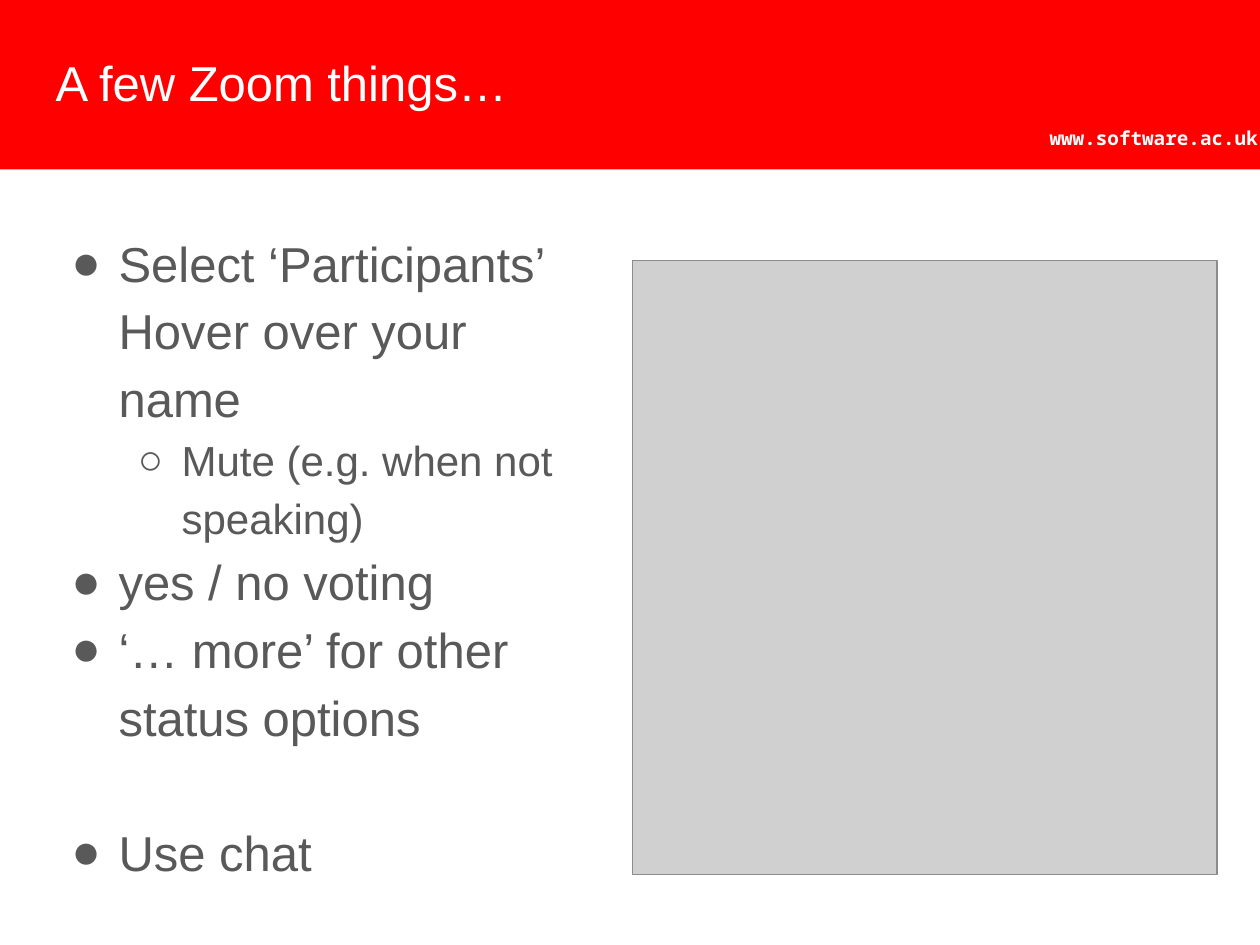
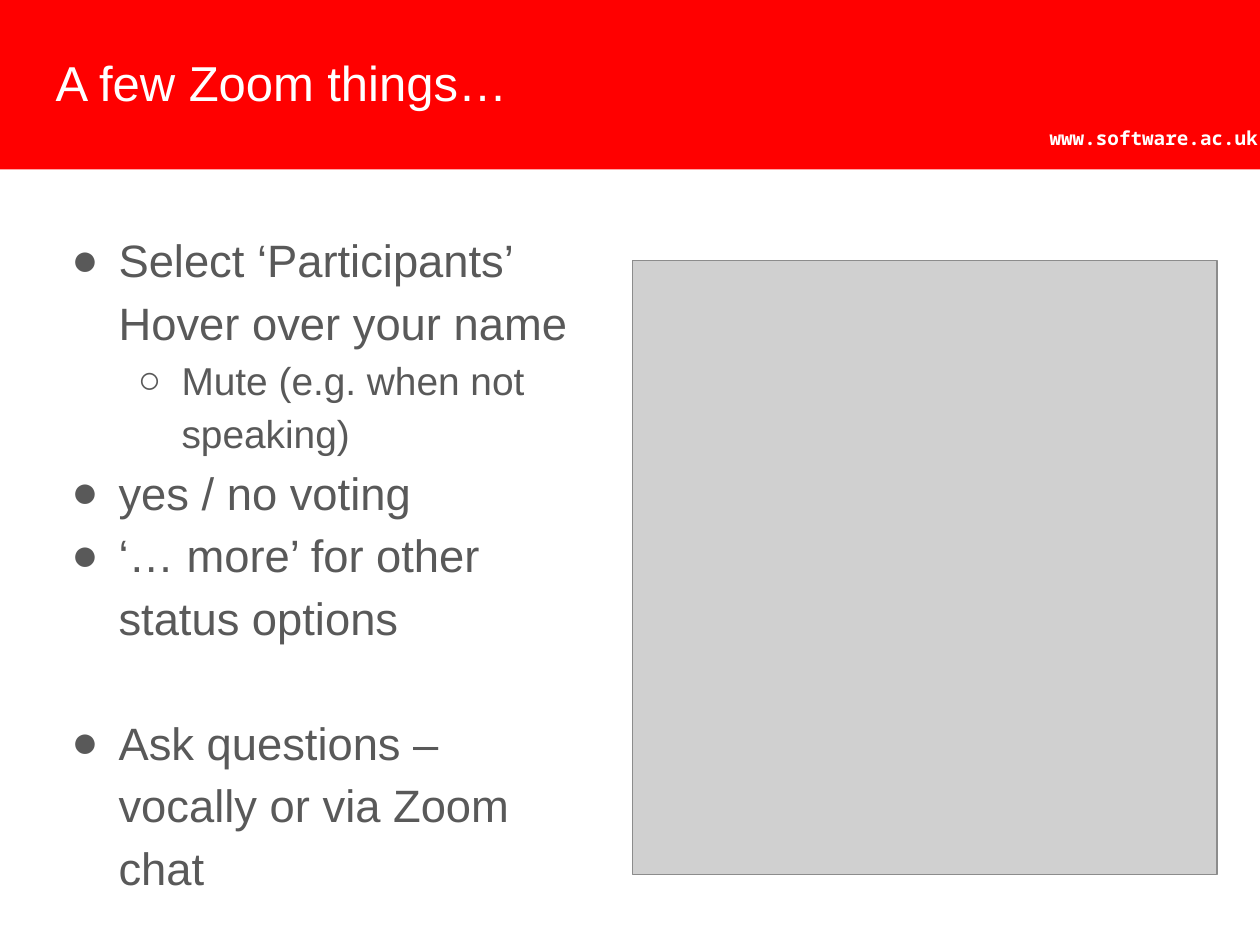
Before and after one commit to softwaresaved/2020-04-30-ramp-swc, a slide deck: slide 5 of welcome/welcome.pptx. Drawn at 1260x945 pixels with LibreOffice and Linux fonts; fonts in the diff are those of the drawing; grey boxes stand for pictures; background and template pictures are left out. Boxes give left, top, right and bottom in pixels: in the first picture for what was removed or moved away, otherwise in the second. Text is boxed around its words. In the diff, an @@ line names an element or a change of style, - is before the commit and + after.

Commit message:
Asking questions point

```diff
--- a/welcome/welcome.pptx
+++ b/welcome/welcome.pptx
@@ text at box(119, 244, 567, 644): size 28 to 25.9 pt in "Select ‘Participants’ Hover over your name", "yes / no voting", "‘… more’ for other status options"; size 24 to 22.2 pt in "Mute (e.g. when not speaking)" @@
@@ text at box(119, 727, 509, 886): text changed; size 28 to 25.9 pt @@
-● Use chat
+● Ask questions – vocally or via Zoom chat
```
Also in this commit, not shown: 2 other files.
